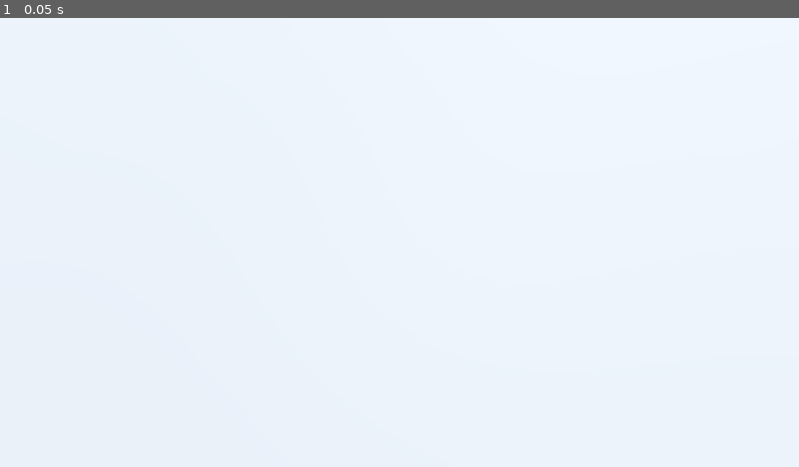
Above: before the commit, frame 1.
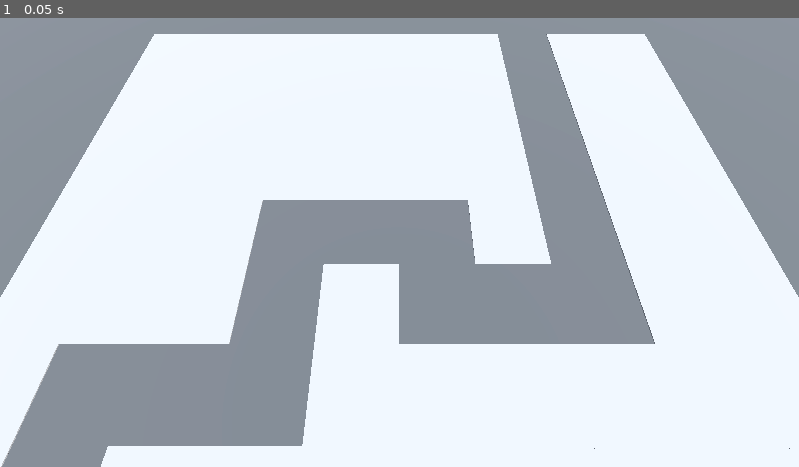
Above: after the commit, the same moment.

Repository: vslayer34/Barbarian-Blaster
Game: Godot game, scene res://Scenes/Levels/base_level.tscn
Two runs of this game, one before a commit and one after it. Both use one fixed random seed, a clock stepped at 60 frames per second and the inputs below. The project has no main scene, so this scene is started directly.
Inputs:
- Up to frame 1 (0.05 s): no input

The runs differ from the first frame. In frame 1, 38% of the frame differs, in the area x 0-100%, y 0-100%.

Commit message:
Added a grid map with the route and for the enemy to march on

Diff:
--- a/Scenes/Levels/base_level.tscn
+++ b/Scenes/Levels/base_level.tscn
@@ -1,4 +1,6 @@
-[gd_scene load_steps=4 format=3 uid="uid://dlvt8hte7hdli"]
+[gd_scene load_steps=6 format=3 uid="uid://dlvt8hte7hdli"]
+
+[ext_resource type="MeshLibrary" uid="uid://1fx2bgbei3l1" path="res://Scenes/Mesh Libraries/space_library.tres" id="1_jfdgh"]
 
 [sub_resource type="ProceduralSkyMaterial" id="ProceduralSkyMaterial_u24iq"]
 sky_horizon_color = Color(0.64625, 0.65575, 0.67075, 1)
@@ -13,6 +15,9 @@
 tonemap_mode = 2
 glow_enabled = true
 
+[sub_resource type="StandardMaterial3D" id="StandardMaterial3D_ijopp"]
+albedo_color = Color(0.266667, 0.266667, 0.266667, 1)
+
 [node name="BaseLevel" type="Node3D"]
 
 [node name="WorldEnvironment" type="WorldEnvironment" parent="."]
@@ -25,6 +30,15 @@
 [node name="CSGBox3D" type="CSGBox3D" parent="."]
 transform = Transform3D(1, 0, 0, 0, 1, 0, 0, 0, 1, 0, -1, 0)
 size = Vector3(100, 2, 100)
+material = SubResource("StandardMaterial3D_ijopp")
 
 [node name="Camera3D" type="Camera3D" parent="."]
 transform = Transform3D(1, 0, 0, 0, 0.422618, 0.906308, 0, -0.906308, 0.422618, 0, 14.5, 9.5)
+
+[node name="GridMap" type="GridMap" parent="."]
+mesh_library = ExtResource("1_jfdgh")
+cell_size = Vector3(4, 4, 4)
+cell_center_y = false
+data = {
+"cells": PackedInt32Array(0, 65535, 0, 0, 65534, 0, 65535, 1, 0, 65535, 2, 0, 65535, 65535, 0, 65534, 65535, 0, 65533, 65535, 0, 65532, 65535, 0, 65531, 65535, 0, 1, 65535, 0, 3, 65535, 0, 4, 65535, 0, 65531, 65532, 0, 65531, 65533, 0, 65531, 65534, 0, 65531, 0, 0, 65531, 1, 0, 65531, 2, 0, 65531, 3, 0, 65531, 4, 0, 65532, 65532, 0, 65532, 65533, 0, 65532, 65534, 0, 65532, 0, 0, 65532, 1, 0, 65533, 65532, 0, 65533, 65533, 0, 65533, 65534, 0, 65533, 0, 0, 65533, 1, 0, 65533, 3, 0, 65533, 4, 0, 65534, 65532, 0, 65534, 65533, 0, 65534, 65534, 0, 65534, 3, 0, 65534, 4, 0, 65535, 65532, 0, 65535, 65533, 0, 65535, 65534, 0, 65535, 3, 0, 65535, 4, 0, 0, 65532, 0, 0, 65533, 0, 0, 2, 0, 0, 3, 0, 0, 4, 0, 1, 65532, 0, 1, 65533, 0, 1, 65534, 0, 1, 0, 0, 1, 2, 0, 1, 3, 0, 1, 4, 0, 2, 2, 0, 2, 3, 0, 2, 4, 0, 3, 65532, 0, 3, 65533, 0, 3, 65534, 0, 3, 0, 0, 3, 1, 0, 3, 2, 0, 3, 3, 0, 3, 4, 0, 4, 65532, 0, 4, 65533, 0, 4, 65534, 0, 4, 0, 0, 4, 1, 0, 4, 2, 0, 4, 3, 0, 4, 4, 0)
+}
Not shown: 6 places in Scenes/Mesh Libraries/space_library.tres that only renumber resources
